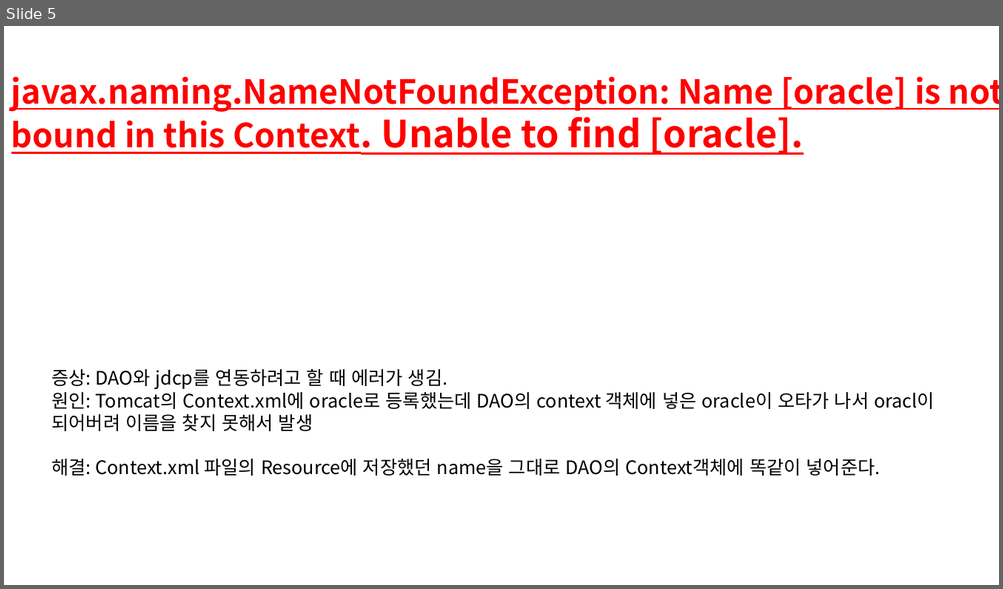
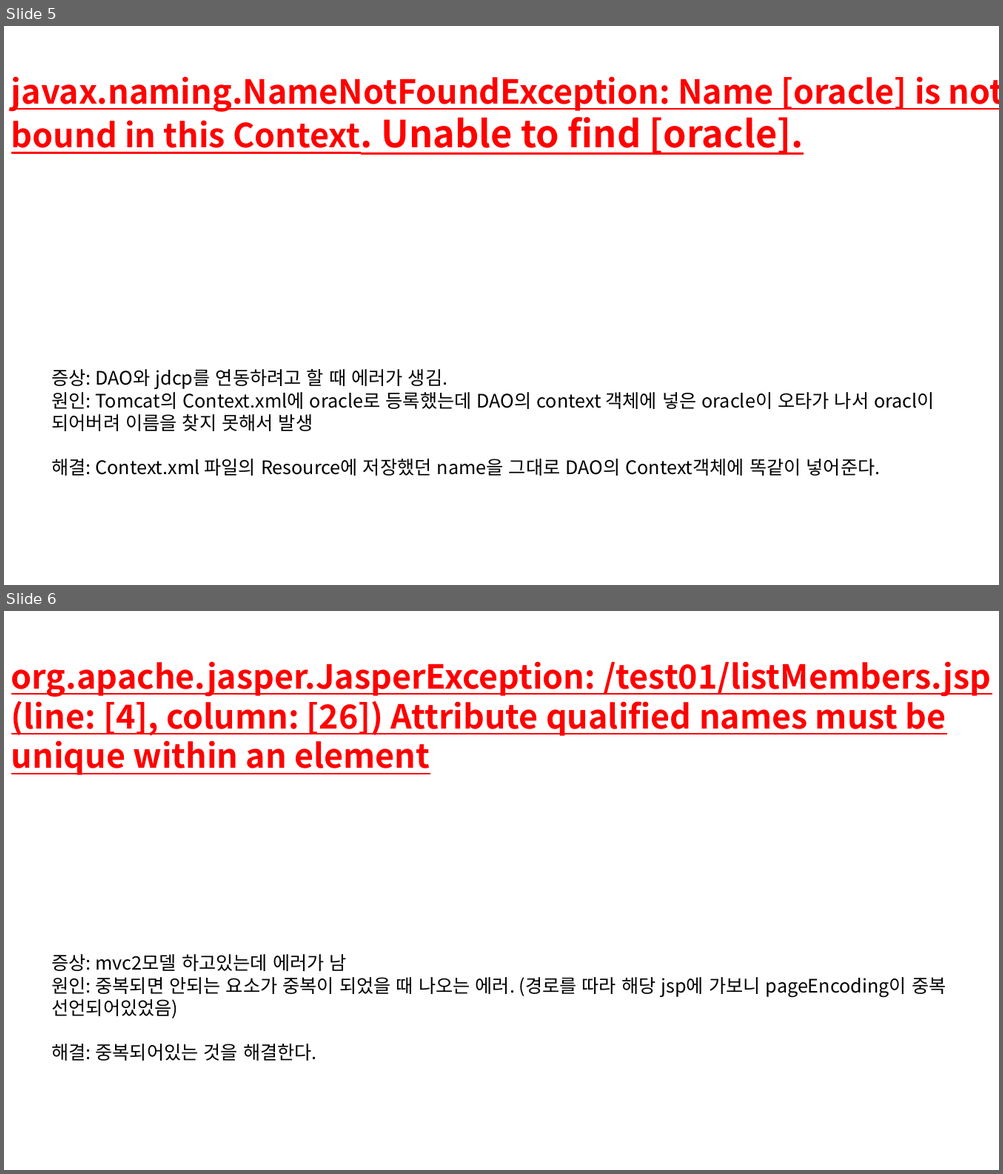
Before and after one commit to matamong/Study, a slide deck: PPT/Error Solution PPT/ErrorSolution.pptx. Shown one above the other, each under a label of ours: slide 5 before the commit, slides 5 and 6 after it. The pictures are 1003x589 and 1003x1174 pixels, drawn with LibreOffice and Linux fonts; fonts in the diff are those of the drawing. Boxes give left, top, right and bottom in pixels: in the first picture for what was removed or moved away, otherwise in the second. Text is boxed around its words. In the diff, an @@ line names an element or a change of style, - is before the commit and + after.

Commit message:
에러솔루션 ppt만 추가

```diff
--- a/PPT/Error Solution PPT/ErrorSolution.pptx
+++ b/PPT/Error Solution PPT/ErrorSolution.pptx
@@ slide 6 added at bbox=[4, 611, 999, 1170], background #FFFFFF @@
@@ text added at bbox=[11, 661, 990, 775], 32 pt, text #FF0000, bold, underline @@
+org.apache.jasper.JasperException: /test01/listMembers.jsp (line: [4], column: [26]) Attribute qualified names must be unique within an element
@@ text added at bbox=[52, 954, 945, 1061], 18 pt, text #000000 @@
+증상: mvc2모델 하고있는데 에러가 남
+원인: 중복되면 안되는 요소가 중복이 되었을 때 나오는 에러. (경로를 따라 해당 jsp에 가보니 pageEncoding이 중복 선언되어있었음)
+해결: 중복되어있는 것을 해결한다.
```
